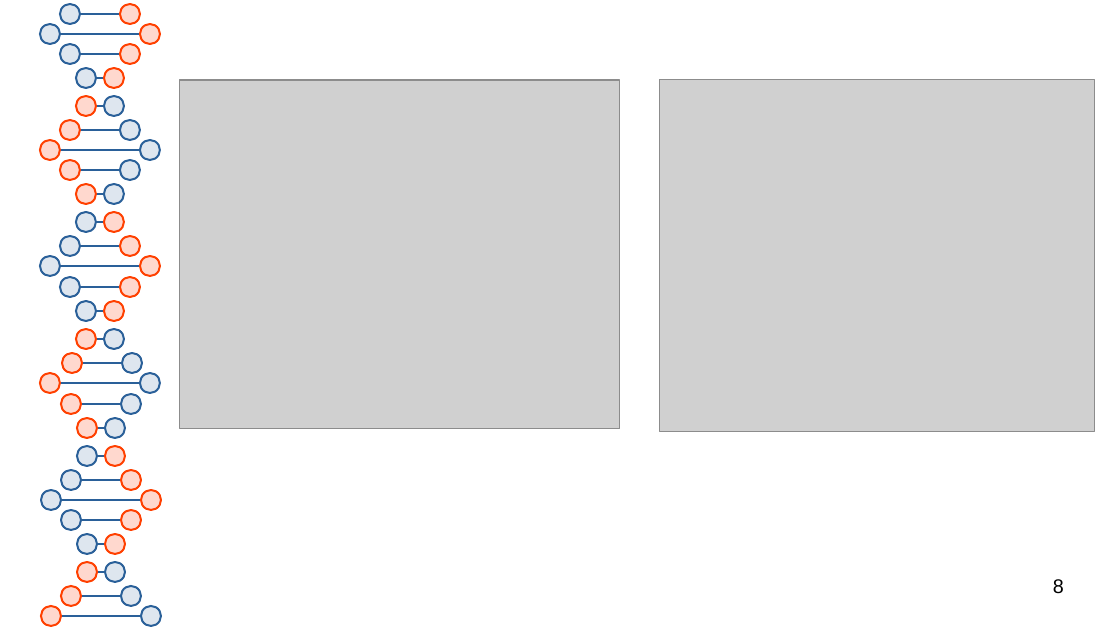
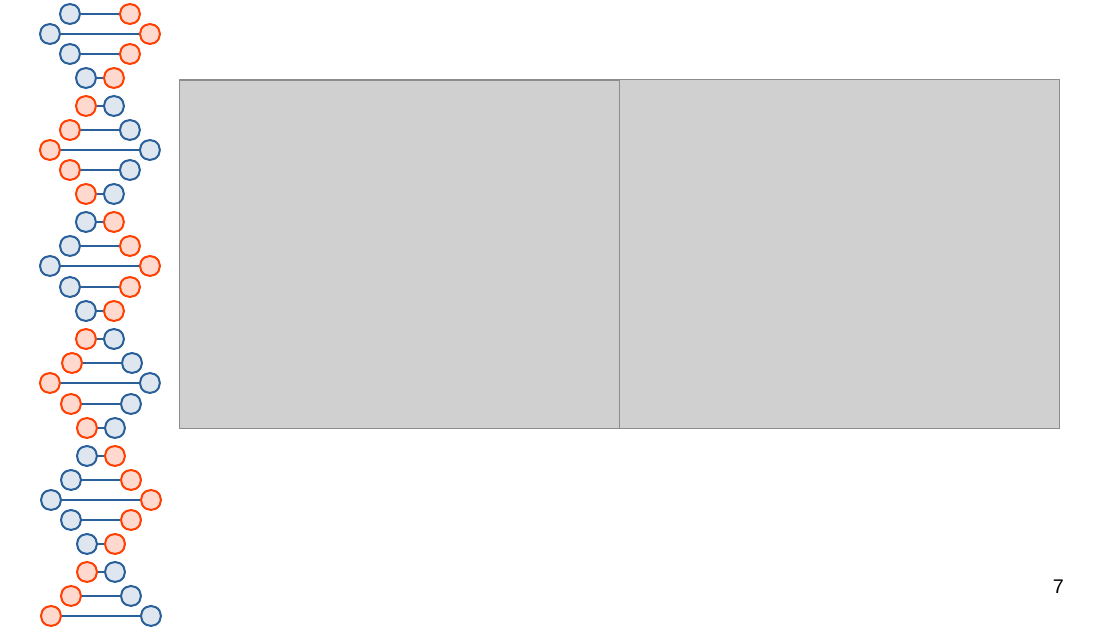
Before and after one commit to thash-jkr/Schrodinger-PINN, a slide deck: slide 7 of meeting/presentation-7_07-04-2025.odp (slide 8 before the commit). Drawn at 1120x630 pixels with LibreOffice and Linux fonts; fonts in the diff are those of the drawing; grey boxes stand for pictures. Boxes give left, top, right and bottom in pixels: in the first picture for what was removed or moved away, otherwise in the second. Text is boxed around its words. In the diff, an @@ line names an element or a change of style, - is before the commit and + after.

```diff
--- a/meeting/presentation-7_07-04-2025.odp
+++ b/meeting/presentation-7_07-04-2025.odp
@@ picture: place and size @@
-picture at [661,80,1096,432]
+picture at [620,80,1060,429]
@@ page number at [1053,579,1064,593]: text changed @@
-8
+7
```
Also in this commit, not shown: 4 other slides changed, 6 slides added, 8 slides removed.
